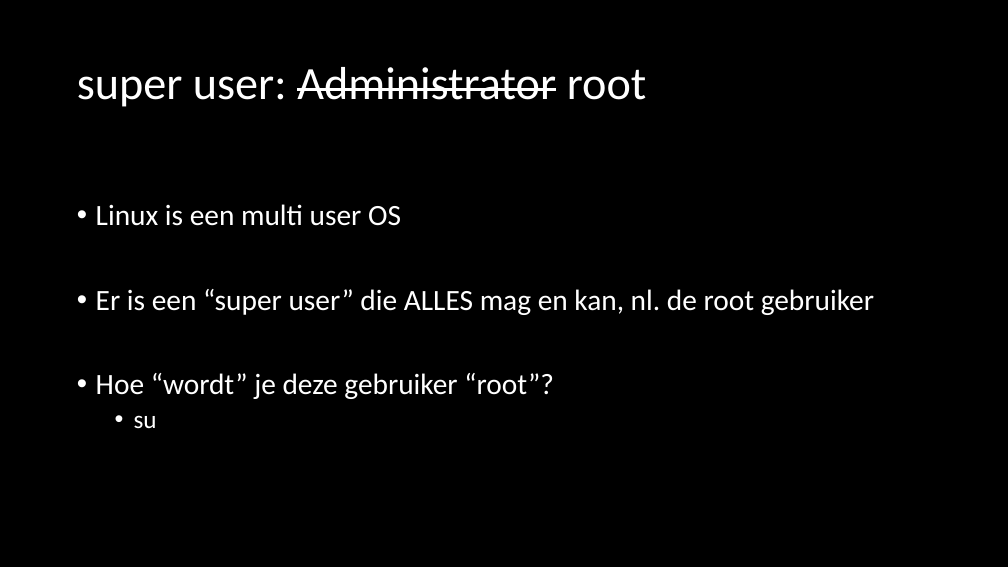
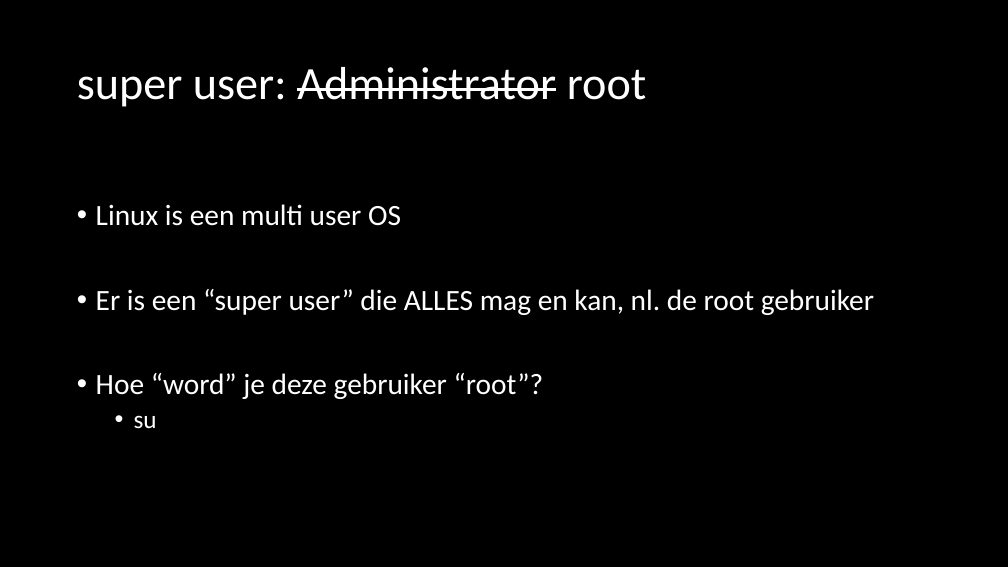
Before and after one commit to JesseStorms/operating-systems, a slide deck: slide 14 of 1_Linux/Linux_Intro.pptx. Drawn at 1008x567 pixels with LibreOffice and Linux fonts; fonts in the diff are those of the drawing. Boxes give left, top, right and bottom in pixels: in the first picture for what was removed or moved away, otherwise in the second. Text is boxed around its words. In the diff, an @@ line names an element or a change of style, - is before the commit and + after.

```diff
--- a/1_Linux/Linux_Intro.pptx
+++ b/1_Linux/Linux_Intro.pptx
@@ text at <box>96,373,544,399</box>: text changed @@
-• Hoe “wordt” je deze gebruiker “root”?
+• Hoe “word” je deze gebruiker “root”?
```
Also in this commit, not shown: 2 other slides changed, 1 other file.
